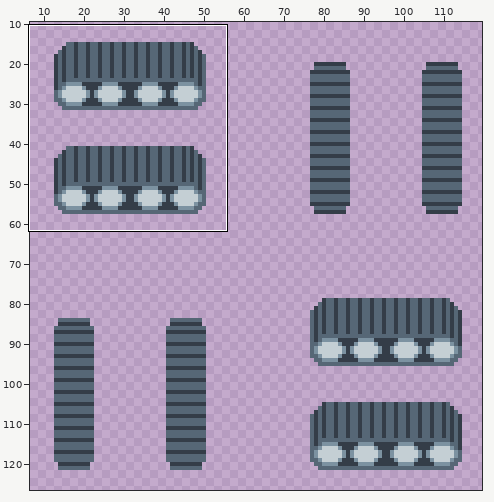
Two states of a sprite sheet, AstroMiner/Content/img/tracks-2.png. The picture above shows the old version from afar; the outline marks the close-up.
Close-up. Before the edit:
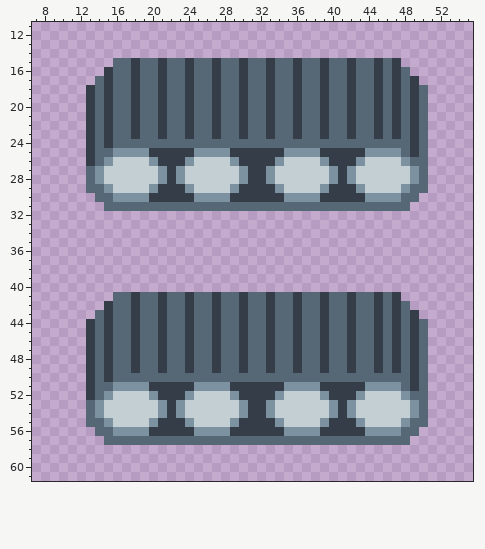
The file is 128x128 pixels. Shown: x 7..55, y 11..61. The wide view leaves out empty margins. The commit also changed other parts of the picture, which this record leaves out.
Once edited:
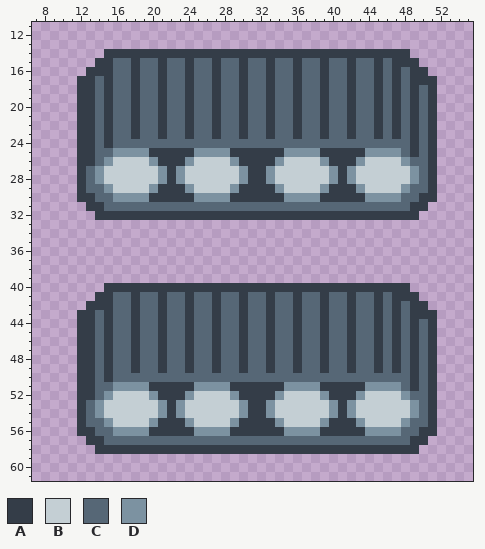
Palette (. is transparent): A #343d48  B #c4cfd4  C #566776  D #7c92a1
What changed:
y 14: x 15..48 .................................. -> AAAAAAAAAAAAAAAAAAAAAAAAAAAAAAAAAA
y 15: x 14..15 .. -> AA; x 48..49 .. -> AA
y 16: x 13..14 .. -> AA; x 49..50 .. -> AA
y 17: x 12..13 .. -> AA; x 50..51 .. -> AA
y 18..29: x 12 . -> A; x 51 . -> A
y 30: x 12..13 .. -> AA; x 50..51 .. -> AA
y 31: x 13..14 .. -> AA; x 49..50 .. -> AA
y 32: x 14..49 .................................... -> AAAAAAAAAAAAAAAAAAAAAAAAAAAAAAAAAAAA
y 40: x 15..48 .................................. -> AAAAAAAAAAAAAAAAAAAAAAAAAAAAAAAAAA
y 41: x 14..15 .. -> AA; x 48..49 .. -> AA
y 42: x 13..14 .. -> AA; x 49..50 .. -> AA
y 43: x 12..13 .. -> AA; x 50..51 .. -> AA
y 44..55: x 12 . -> A; x 51 . -> A
y 56: x 12..13 .. -> AA; x 50..51 .. -> AA
y 57: x 13..14 .. -> AA; x 49..50 .. -> AA
y 58: x 14..49 .................................... -> AAAAAAAAAAAAAAAAAAAAAAAAAAAAAAAAAAAA
